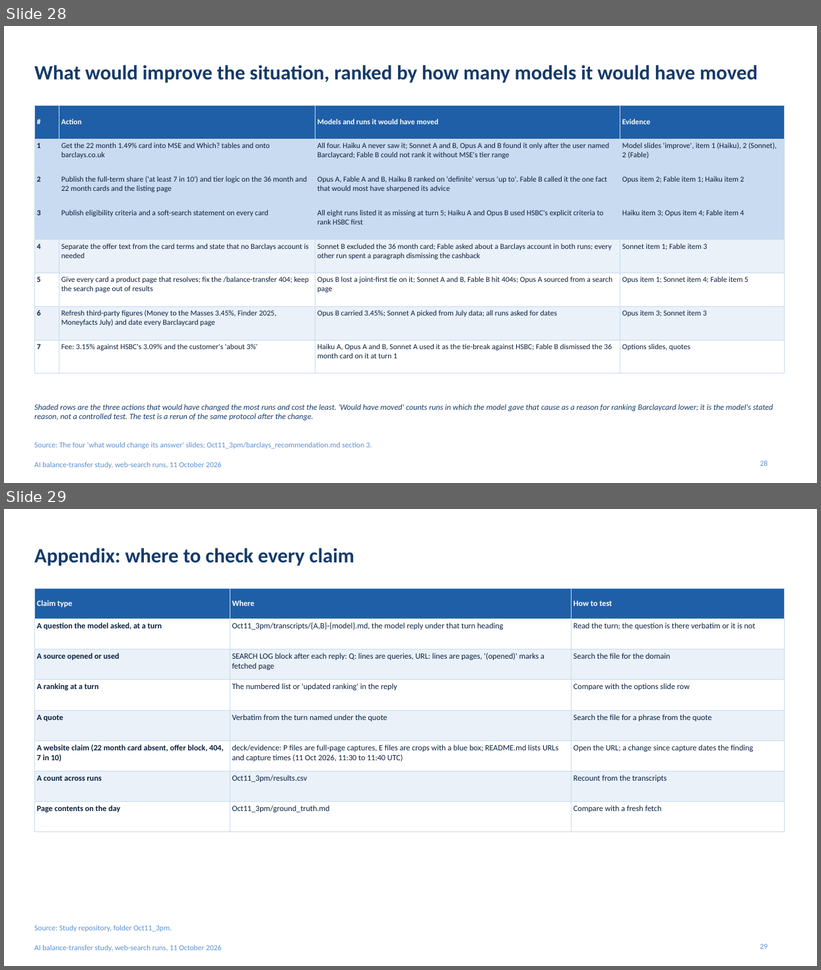
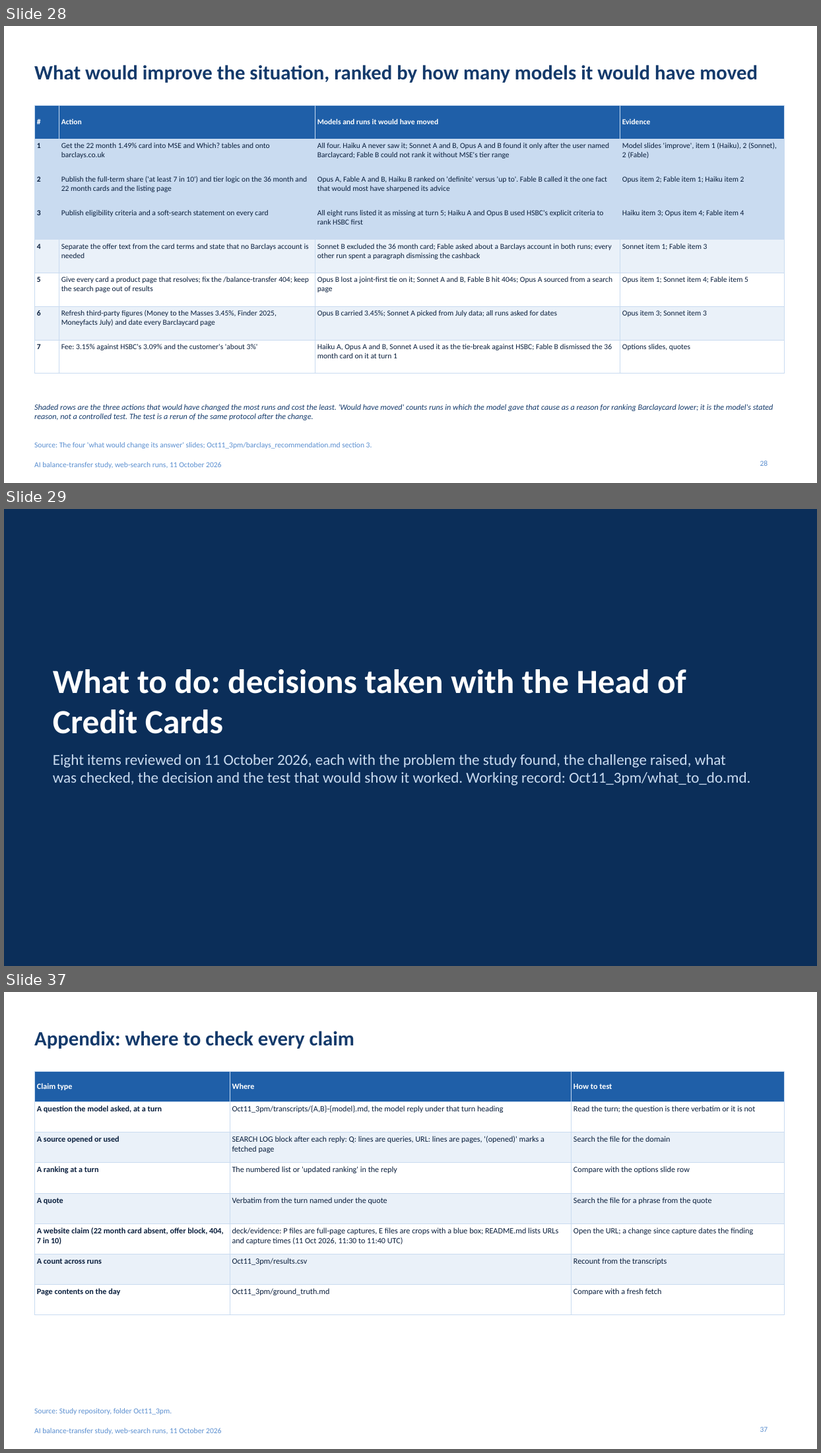
Before and after one commit to dsr001001/cc_yolo_project, a slide deck: Oct11_3pm/deck/Barclaycard_AI_search_study.pptx. Shown one above the other, each under a label of ours: slides 28 and 29 before the commit, slides 28, 29 and 37 after it; the slides between them are not shown. The pictures are 821x970 and 821x1453 pixels, drawn with LibreOffice and Linux fonts; fonts in the diff are those of the drawing. Boxes give left, top, right and bottom in pixels: in the first picture for what was removed or moved away, otherwise in the second. Text is boxed around its words. In the diff, an @@ line names an element or a change of style, - is before the commit and + after.

```diff
--- a/Oct11_3pm/deck/Barclaycard_AI_search_study.pptx
+++ b/Oct11_3pm/deck/Barclaycard_AI_search_study.pptx
@@ slide 29 added at <box>4,509,817,966</box>, background #0B2E59 @@
@@ title added at <box>53,669,686,734</box>, 40 pt, text #FFFFFF, bold @@
+What to do: decisions taken with the Head of Credit Cards
@@ text added at <box>53,755,750,786</box>, 18 pt, text #C9DBF0 @@
+Eight items reviewed on 11 October 2026, each with the problem the study found, the challenge raised, what was checked, the decision and the test that would show it worked. Working record: Oct11_3pm/what_to_do.md.
@@ what was slide 29 is now slide 37 @@
@@ page number at <box>760,1427,768,1432</box>: text changed @@
-29
+37
```
Also in this commit, not shown: 7 other slides added, 2 other files.
